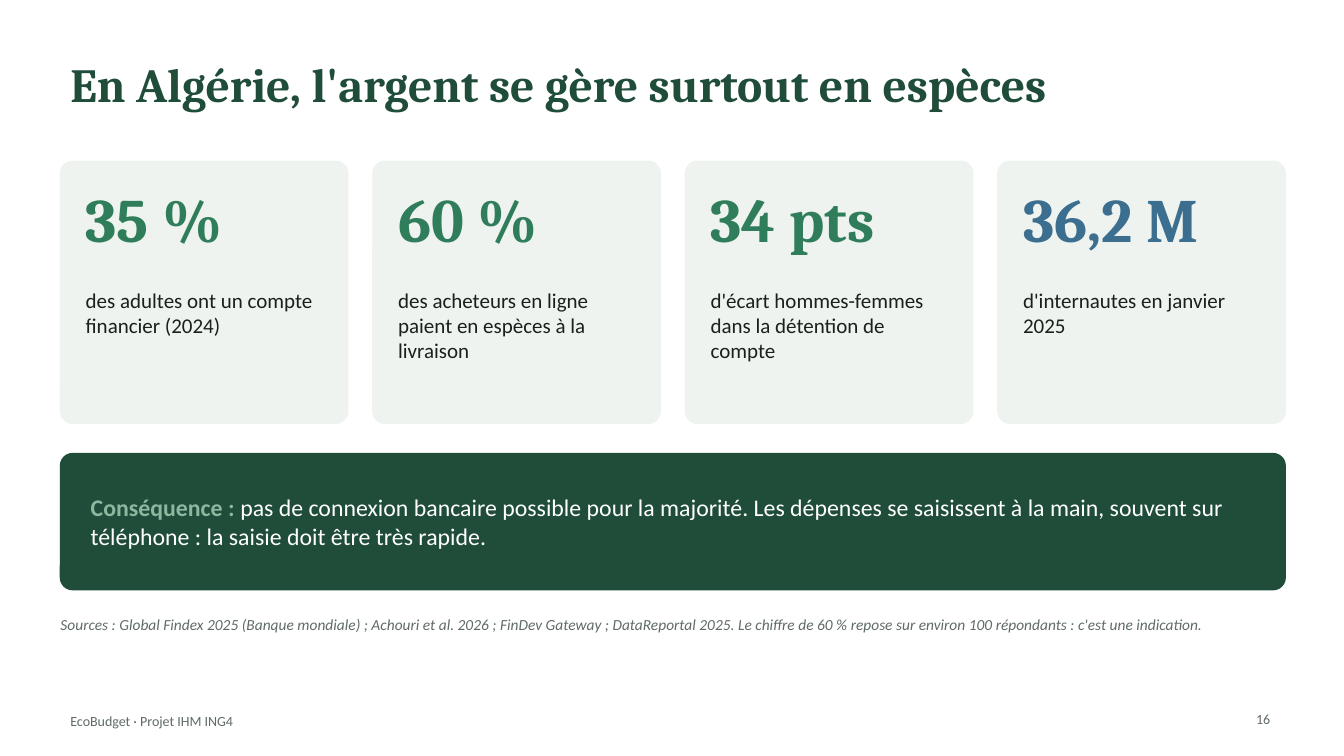
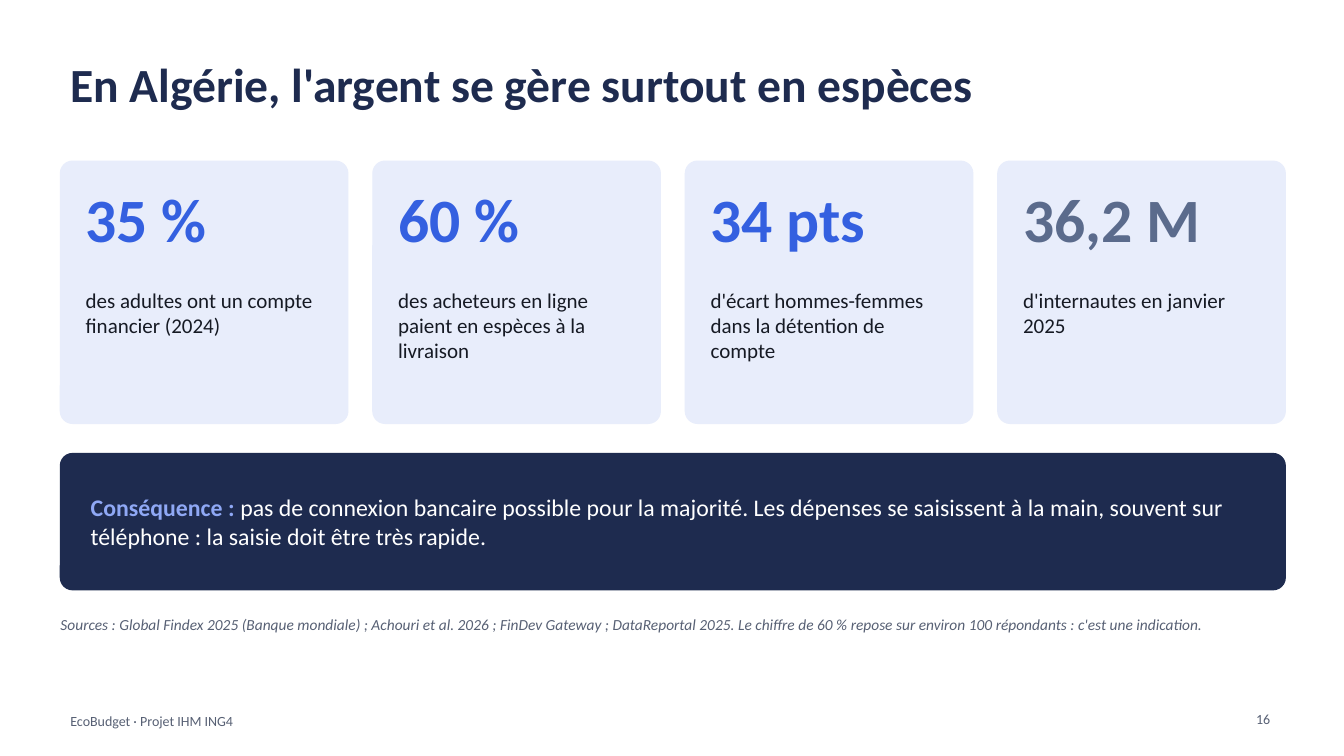
Before and after one commit to kaderouadahi/EcoBudget, a slide deck: slide 16 of livrables/EcoBudget.pptx. Drawn at 1344x756 pixels with LibreOffice and Linux fonts; fonts in the diff are those of the drawing. Boxes give left, top, right and bottom in pixels: in the first picture for what was removed or moved away, otherwise in the second. Text is boxed around its words. In the diff, an @@ line names an element or a change of style, - is before the commit and + after.

Commit message:
Maquettes et prototype interactif : 22 écrans (téléphone et ordinateur), images, matrice et diaporama mis à jour

```diff
--- a/livrables/EcoBudget.pptx
+++ b/livrables/EcoBudget.pptx
@@ title "En Algérie, l'argent se gère ..." at (70, 68, 973, 110): font Cambria to Calibri, text colour #1F4D3A to #1E2B4F @@
@@ fill #EEF3EF to #E8EDFB; outline #EEF3EF 1 pt to #E8EDFB 1 pt in 4 elements at (60, 161, 348, 423), (373, 161, 660, 423), (686, 161, 973, 423), (998, 161, 1286, 423) @@
@@ font Cambria to Calibri, text colour #2F7D5B to #3460E0 in 3 elements at (86, 201, 148, 243), (398, 200, 460, 243), (711, 201, 866, 252) @@
@@ text "36,2 M" at (1023, 200, 1200, 250): font Cambria to Calibri, text colour #3B6E8F to #5B6B8C @@
@@ rounded rectangle at (60, 454, 1286, 590): fill #1F4D3A to #1E2B4F; outline #1F4D3A 1 pt to #1E2B4F 1 pt @@
@@ text "Conséquence : pas de connexion ..." at (91, 499, 1222, 549): text colour #8BB89F to #8FA8F5 in "Conséquence :" @@
```
Also in this commit, not shown: 40 other slides changed, 8 slides added, 27 other files.
